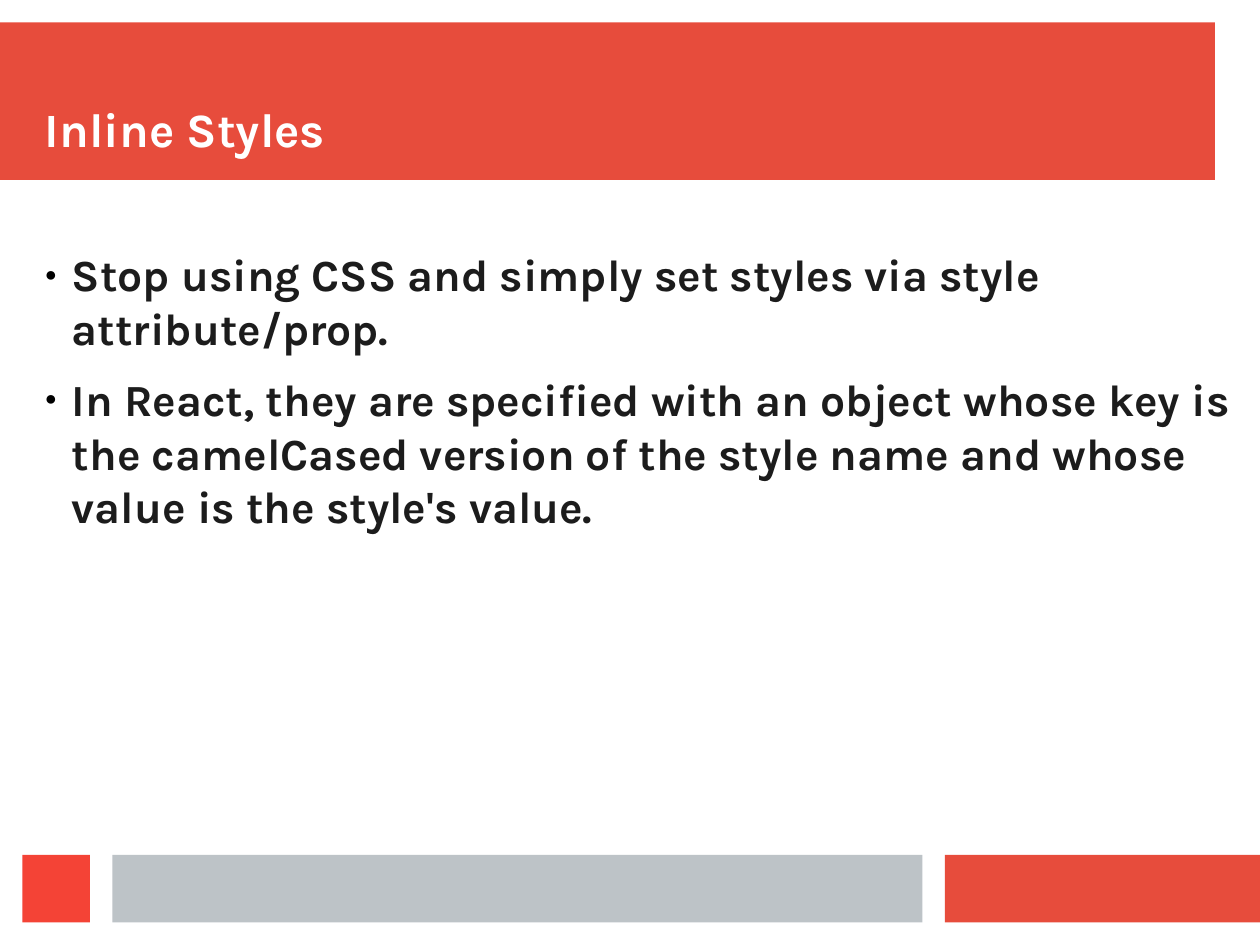
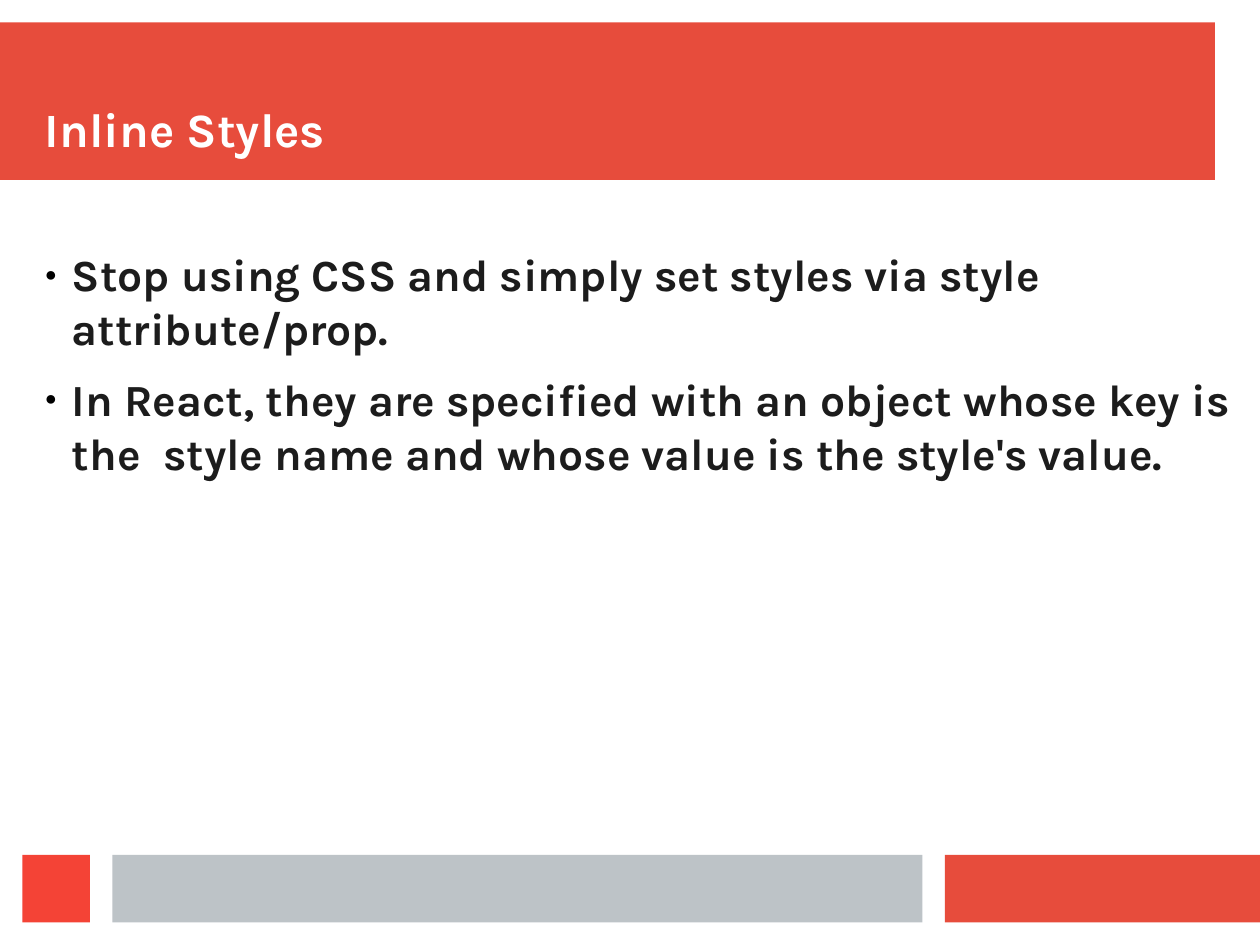
Before and after one commit to aruberto/styling-javascript-components, a slide deck: slide 20 of styling_react_components.odp. Drawn at 1260x945 pixels with LibreOffice and Linux fonts; fonts in the diff are those of the drawing. Boxes give left, top, right and bottom in pixels: in the first picture for what was removed or moved away, otherwise in the second. Text is boxed around its words. In the diff, an @@ line names an element or a change of style, - is before the commit and + after.

Commit message:
inline style hover

```diff
--- a/styling_react_components.odp
+++ b/styling_react_components.odp
@@ text at [72,384,1229,481]: text changed @@
-● In React, they are specified with an object whose key is the camelCased version of the style name and whose value is the style's value.
+● In React, they are specified with an object whose key is the style name and whose value is the style's value.
```
Also in this commit, not shown: 1 other slide changed, 6 slides added, 4 other files.
